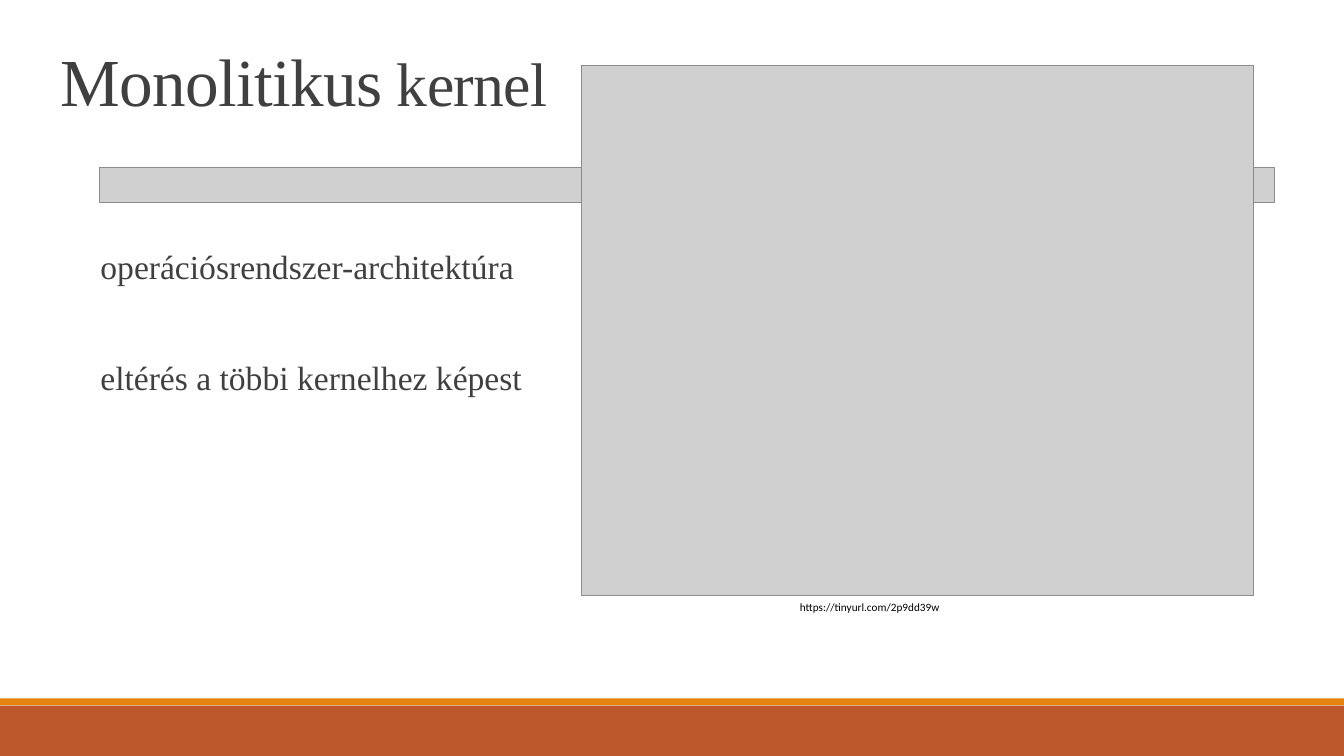
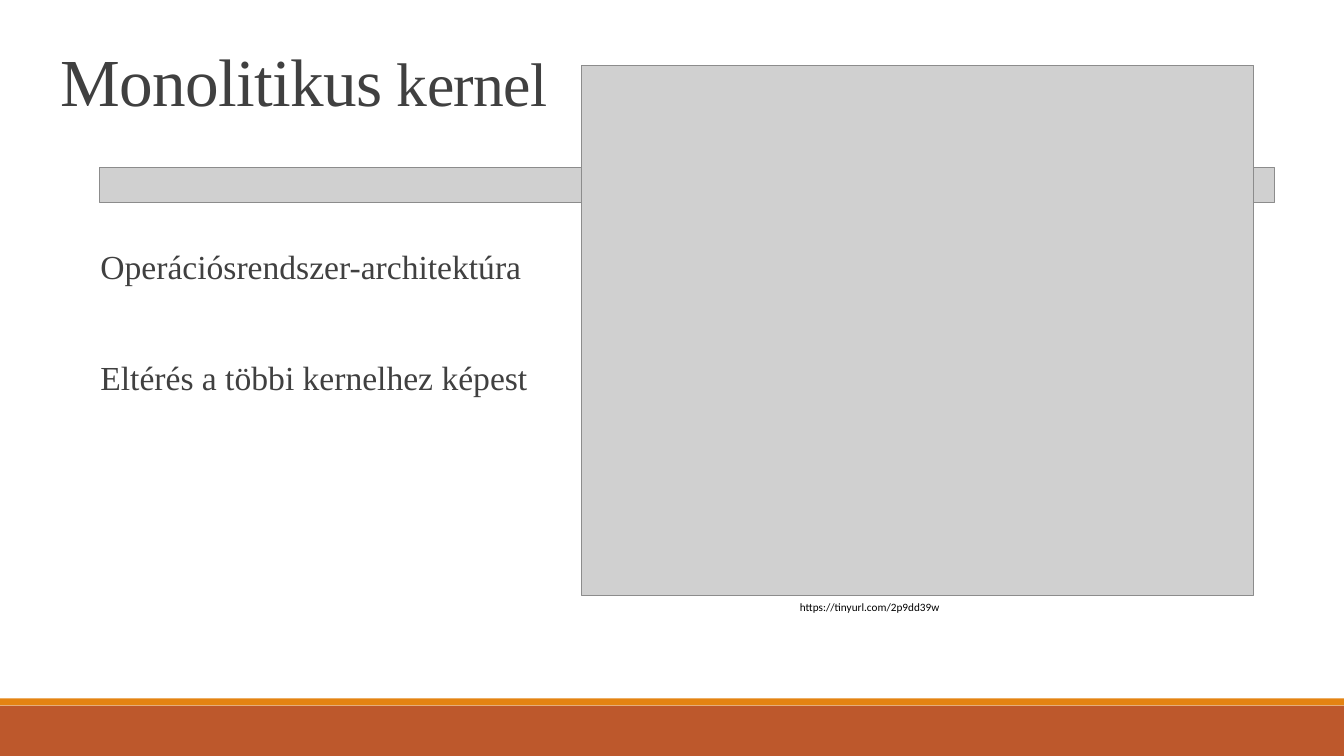
Before and after one commit to vargajanos/Paprika, a slide deck: slide 5 of Operációs rendszer ppt.pptx. Drawn at 1344x756 pixels with LibreOffice and Linux fonts; fonts in the diff are those of the drawing; grey boxes stand for pictures. Boxes give left, top, right and bottom in pixels: in the first picture for what was removed or moved away, otherwise in the second. Text is boxed around its words. In the diff, an @@ line names an element or a change of style, - is before the commit and + after.

```diff
--- a/Operációs rendszer ppt.pptx
+++ b/Operációs rendszer ppt.pptx
@@ text at (x1=100, y1=255, x2=528, y2=397): text changed @@
-  operációsrendszer-architektúra
-  eltérés a többi kernelhez képest
+  Operációsrendszer-architektúra
+  Eltérés a többi kernelhez képest
```
Also in this commit, not shown: 5 other slides changed.
